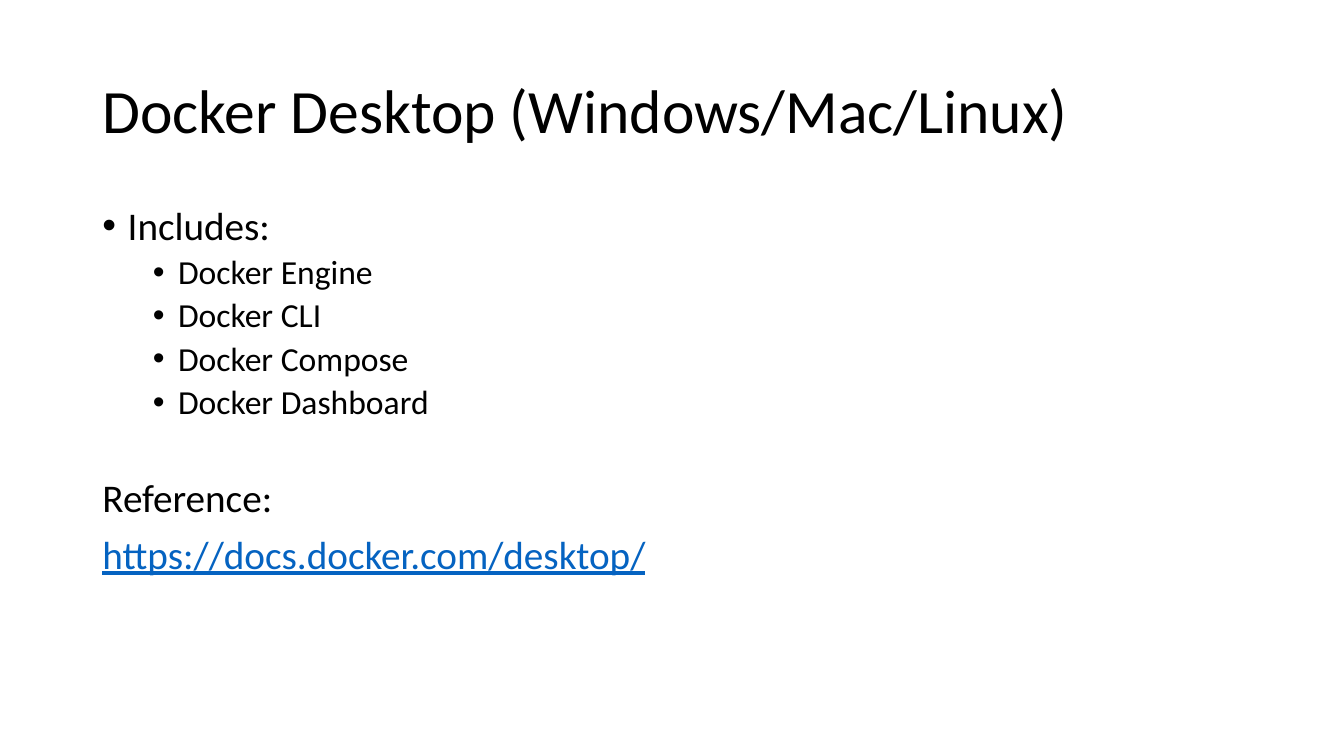
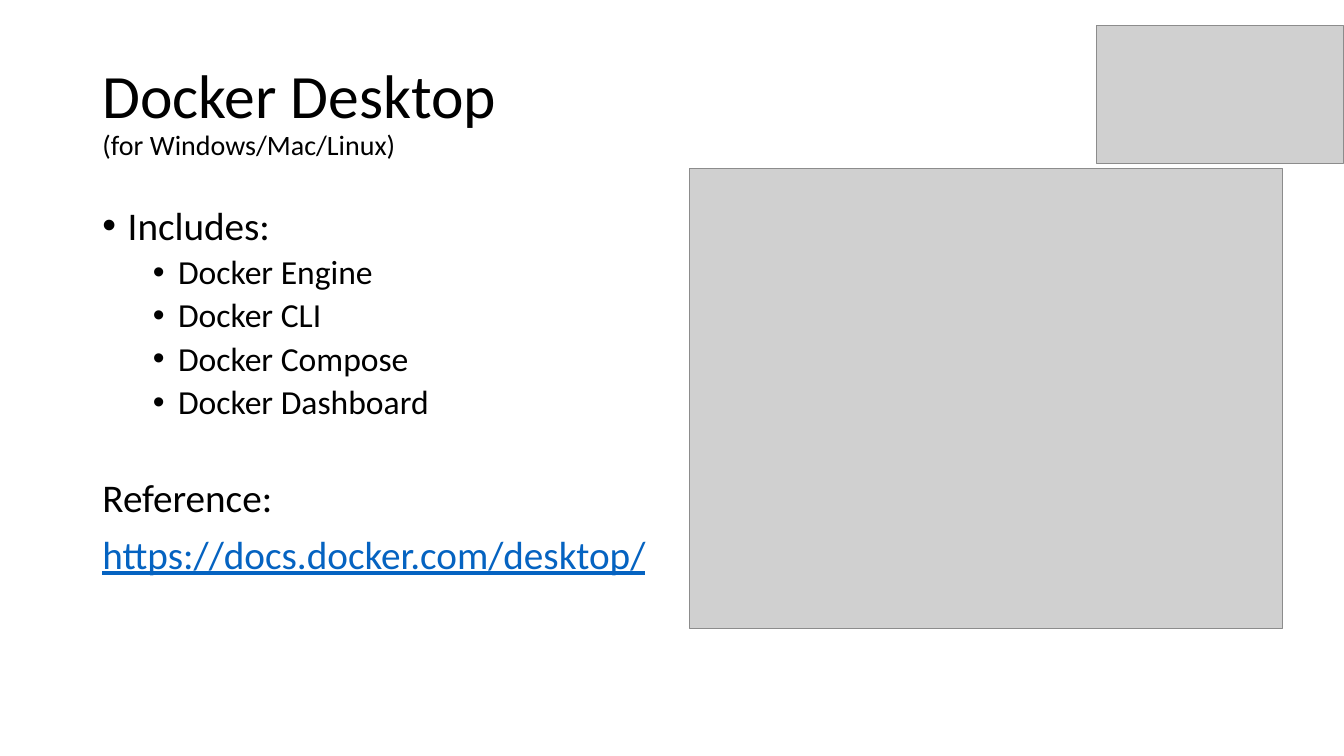
Before and after one commit to aljazsim/docker-masterclass-examples, a slide deck: slide 12 of Docker Masterclass.pptx. Drawn at 1344x756 pixels with LibreOffice and Linux fonts; fonts in the diff are those of the drawing; grey boxes stand for pictures. Boxes give left, top, right and bottom in pixels: in the first picture for what was removed or moved away, otherwise in the second. Text is boxed around its words. In the diff, an @@ line names an element or a change of style, - is before the commit and + after.

```diff
--- a/Docker Masterclass.pptx
+++ b/Docker Masterclass.pptx
@@ picture added at bbox=[1097, 25, 1343, 164] @@
@@ title at bbox=[102, 75, 496, 159]: text changed; size 44 to 20 pt @@
-Docker Desktop (Windows/Mac/Linux)
+Docker Desktop
+(for Windows/Mac/Linux)
@@ picture added at bbox=[690, 168, 1284, 628] @@
```
Also in this commit, not shown: 54 other slides changed, 4 slides added.
